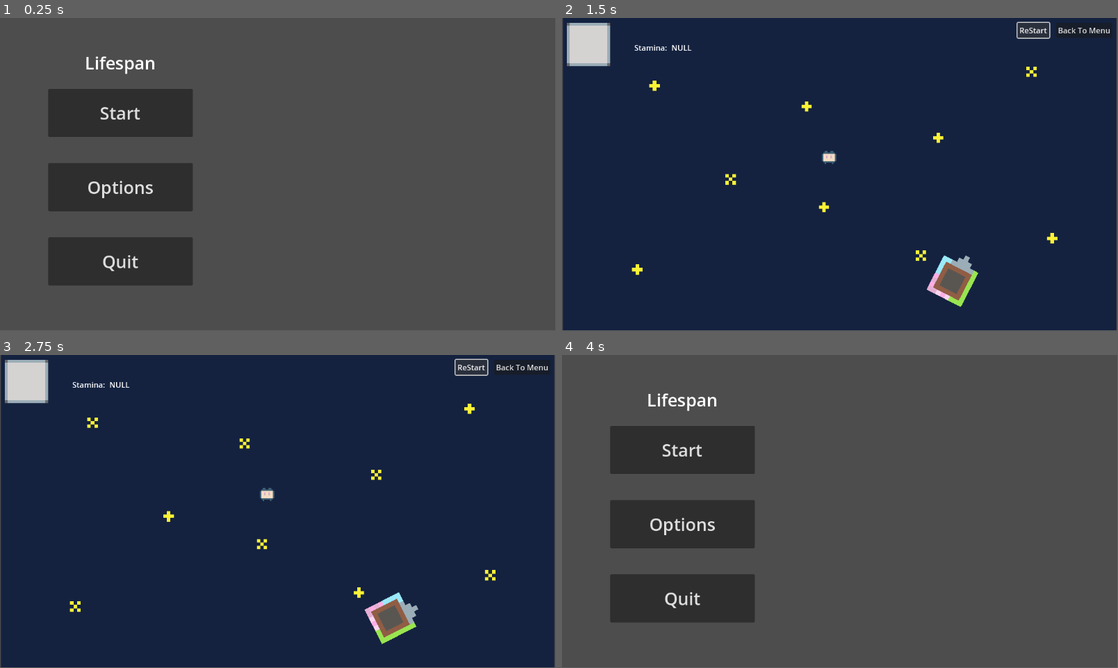
Above: before the commit, frames 1-4 (two rows, left to right).
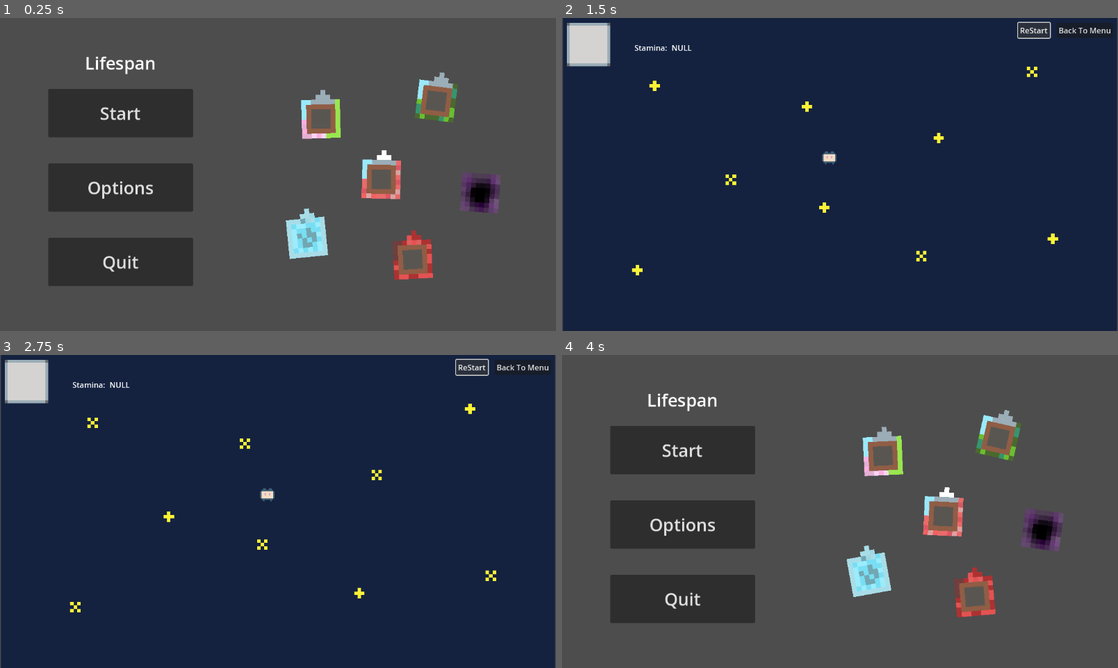
Above: after the commit, the same moments.

Repository: icysamon/LightYearsTraveler
Game: Godot game, scene res://scene/main/menu.tscn
Two runs of this game, one before a commit and one after it. Both use one fixed random seed, a clock stepped at 60 frames per second and the inputs below.
Inputs:
- Up to frame 1 (0.25 s): no input
- Up to frame 2 (1.5 s): click "Start" at 0.5 s; click "ReStart" at 1.25 s
- Up to frame 3 (2.75 s): click "ReStart" at 2 s
- Up to frame 4 (4 s): click "ReStart" at 2.75 s; click "Back To Menu" at 3.5 s
In our replay, the window is 799x449 before the commit and 800x450 after it. These sizes can differ from the game's own. Grey fills any space a smaller window leaves; there, only what the larger window draws over its background counts as a difference.

The runs differ from the first frame. In frame 1, 4.9% of the frame differs, in the area x 8-91%, y 12-84%; in frame 2, 1.6%; in frame 3, 1.7%; in frame 4, 4.9%.

Commit message:
feat: planet assets

Diff:
--- a/project.godot
+++ b/project.godot
@@ -16,6 +16,11 @@
 boot_splash/image="res://assets/godot_wild_jam/background.png"
 config/icon="res://icon.svg"
 
+[display]
+
+window/stretch/mode="viewport"
+window/stretch/scale_mode="integer"
+
 [rendering]
 
 renderer/rendering_method="gl_compatibility"
--- a/scene/main/global.tscn
+++ b/scene/main/global.tscn
@@ -1,19 +1,21 @@
-[gd_scene load_steps=5 format=3 uid="uid://btjqepmvg6mm8"]
+[gd_scene load_steps=6 format=3 uid="uid://btjqepmvg6mm8"]
 
 [ext_resource type="SpriteFrames" uid="uid://cgaikhtrt8ff7" path="res://resource/background.tres" id="1_akduu"]
 [ext_resource type="PackedScene" uid="uid://b405njjdeo60g" path="res://scene/main/ui.tscn" id="1_g05ck"]
+[ext_resource type="Script" path="res://scripts/global.gd" id="1_njcqn"]
 [ext_resource type="PackedScene" uid="uid://b5lv76xyyp2au" path="res://scene/child/planet.tscn" id="2_yc56x"]
 [ext_resource type="PackedScene" uid="uid://cxpv1vg6rsf8v" path="res://scene/child/player.tscn" id="3_w17ff"]
 
 [node name="Node2D" type="Node2D"]
 texture_filter = 1
+script = ExtResource("1_njcqn")
 
 [node name="AnimatedSprite2D" type="AnimatedSprite2D" parent="."]
 position = Vector2(575.843, 324)
 scale = Vector2(7.17304, 7.2)
 sprite_frames = ExtResource("1_akduu")
 autoplay = "default"
-frame_progress = 0.818975
+frame_progress = 0.763686
 
 [node name="UI" parent="." instance=ExtResource("1_g05ck")]
 size_flags_horizontal = 4
--- a/scene/main/menu.tscn
+++ b/scene/main/menu.tscn
@@ -1,8 +1,15 @@
-[gd_scene load_steps=5 format=3 uid="uid://66n7t0kwdk12"]
+[gd_scene load_steps=12 format=3 uid="uid://66n7t0kwdk12"]
 
 [ext_resource type="Theme" uid="uid://cc438u041qhka" path="res://resource/theme.tres" id="1_eyu4o"]
 [ext_resource type="Script" path="res://scripts/buttons/quit.gd" id="2_d0l4t"]
 [ext_resource type="Script" path="res://scripts/buttons/start.gd" id="2_k88ey"]
+[ext_resource type="Texture2D" uid="uid://cjvk3ta5ckk6o" path="res://assets/planet/summer.png" id="3_6f6iw"]
+[ext_resource type="PackedScene" uid="uid://b5lv76xyyp2au" path="res://scene/child/planet.tscn" id="4_otphe"]
+[ext_resource type="Texture2D" uid="uid://cw1tqknepharf" path="res://assets/planet/spring.png" id="5_pjtmh"]
+[ext_resource type="Texture2D" uid="uid://d168mgpkdv2e1" path="res://assets/planet/hell0.png" id="6_275k1"]
+[ext_resource type="Texture2D" uid="uid://rpmx6setmwut" path="res://assets/planet/autumn.png" id="6_t7mxe"]
+[ext_resource type="Texture2D" uid="uid://bjpchcnsfvqal" path="res://assets/planet/back_hole.png" id="7_03bhx"]
+[ext_resource type="Texture2D" uid="uid://bclt5ey67q1" path="res://assets/planet/winter.png" id="7_74srn"]
 
 [sub_resource type="LabelSettings" id="LabelSettings_yonf3"]
 font_size = 36
@@ -14,6 +21,38 @@
 anchor_bottom = 1.0
 grow_horizontal = 2
 grow_vertical = 2
+mouse_filter = 1
+
+[node name="Planets" type="Node2D" parent="."]
+
+[node name="Planet" parent="Planets" instance=ExtResource("4_otphe")]
+position = Vector2(665, 209)
+TEXTURE = ExtResource("5_pjtmh")
+SPEED_ROTATION = -0.1
+
+[node name="Planet2" parent="Planets" instance=ExtResource("4_otphe")]
+position = Vector2(904, 172)
+TEXTURE = ExtResource("3_6f6iw")
+
+[node name="Planet3" parent="Planets" instance=ExtResource("4_otphe")]
+position = Vector2(790, 334)
+TEXTURE = ExtResource("6_t7mxe")
+SPEED_ROTATION = 0.1
+
+[node name="Planet4" parent="Planets" instance=ExtResource("4_otphe")]
+position = Vector2(636, 455)
+TEXTURE = ExtResource("7_74srn")
+SPEED_ROTATION = -0.4
+
+[node name="Planet5" parent="Planets" instance=ExtResource("4_otphe")]
+position = Vector2(855, 500)
+TEXTURE = ExtResource("6_275k1")
+SPEED_ROTATION = -0.2
+
+[node name="Planet6" parent="Planets" instance=ExtResource("4_otphe")]
+position = Vector2(995, 362)
+TEXTURE = ExtResource("7_03bhx")
+SPEED_ROTATION = 0.3
 
 [node name="MarginContainer" type="MarginContainer" parent="."]
 layout_mode = 1
--- /dev/null
+++ b/scripts/global.gd
@@ -0,0 +1,11 @@
+extends Node2D
+
+
+# Called when the node enters the scene tree for the first time.
+func _ready():
+	pass # Replace with function body.
+
+
+# Called every frame. 'delta' is the elapsed time since the previous frame.
+func _process(delta):
+	pass
--- a/scripts/planet.gd
+++ b/scripts/planet.gd
@@ -1,13 +1,17 @@
 extends Node2D
 
 const TWEEN_SCALE_TIME = 0.1
-const SPEED_ROTATION : float = 0.5
+
+@onready var SPRITE2D = $Sprite2D
+@export var TEXTURE : Texture
+@export var SPEED_ROTATION : float = 0.5
 
 var default_scale : Vector2 = Vector2.ONE
 var tween_size_add : Vector2 = Vector2.ONE * 0.2
 # Called when the node enters the scene tree for the first time.
 func _ready():
 	default_scale = scale
+	SPRITE2D.texture = TEXTURE
 
 
 func _physics_process(delta):
Binary file added: assets/planet/autumn.aseprite
Binary file added: assets/planet/autumn.png
Not shown, added: assets/planet/autumn.png.import
Binary file added: assets/planet/back_hole.aseprite
Binary file added: assets/planet/back_hole.png
Not shown, added: assets/planet/back_hole.png.import
Binary file added: assets/planet/hell0.aseprite
Binary file added: assets/planet/hell0.png
Not shown, added: assets/planet/hell0.png.import
Binary file removed: assets/planet/normal.aseprite
Binary file added: assets/planet/summer.aseprite
Binary file added: assets/planet/summer.png
(and 4 more such lines)
